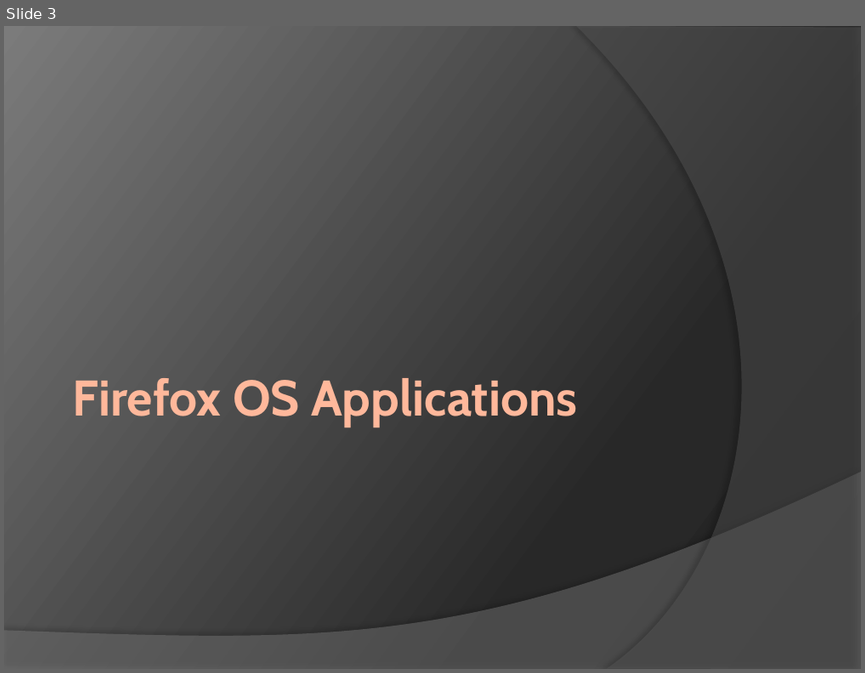
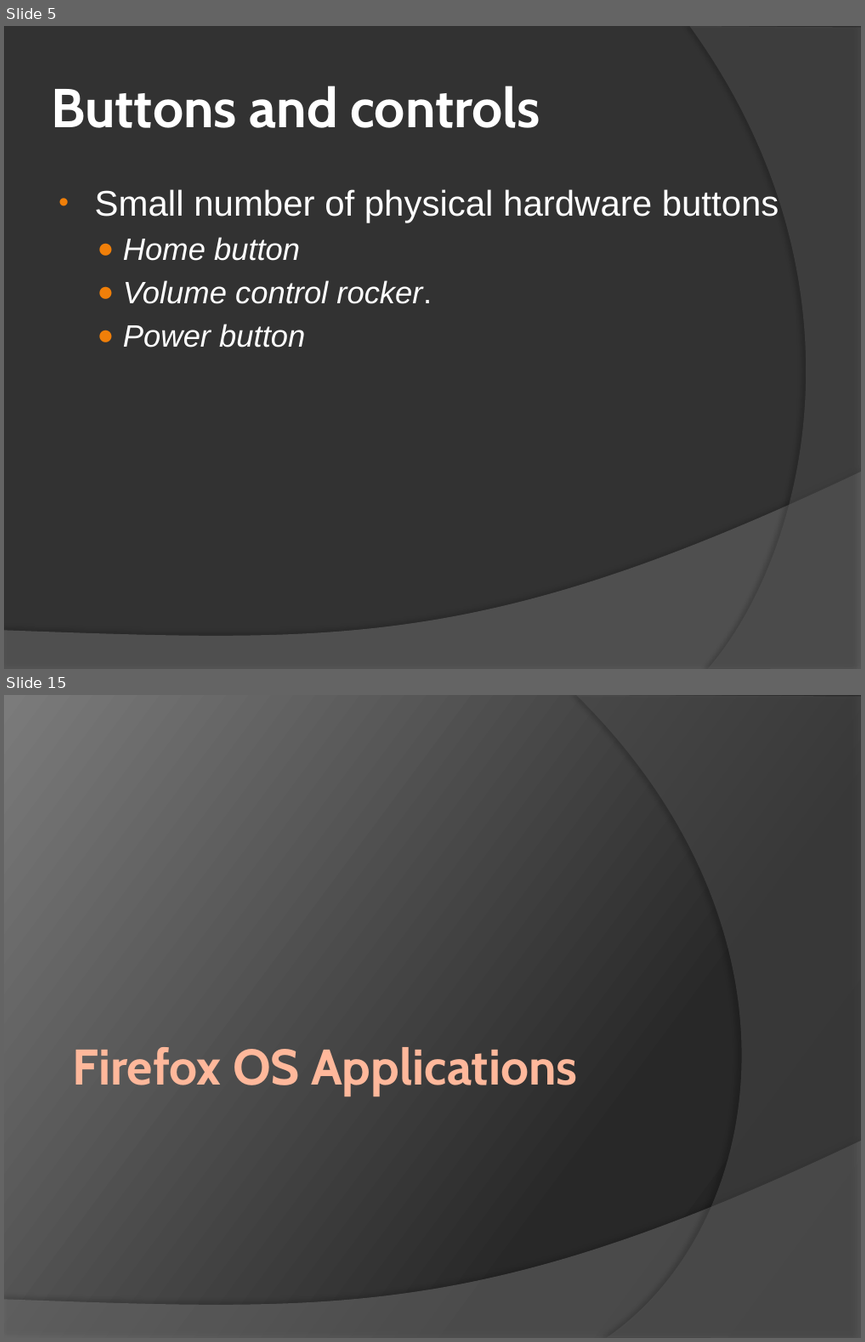
Before and after one commit to ymihaylov/Firefox-OS-Documentation-Project, a slide deck: Firefox OS.pptx. Shown one above the other, each under a label of ours: slide 3 before the commit, slides 5 and 15 after it; the slides between them are not shown. The pictures are 865x673 and 865x1342 pixels, drawn with LibreOffice and Linux fonts; fonts in the diff are those of the drawing. Boxes give left, top, right and bottom in pixels: in the first picture for what was removed or moved away, otherwise in the second. Text is boxed around its words. In the diff, an @@ line names an element or a change of style, - is before the commit and + after.

```diff
--- a/Firefox OS.pptx
+++ b/Firefox OS.pptx
@@ slide 5 added at <box>4,26,861,669</box>, background #323232; not listed: 1 template element that a slide beside it also shows @@
@@ freeform shape added at <box>689,26,861,669</box>, fill #5E5E5E at 40% opacity @@
@@ title added at <box>51,86,540,128</box>, 46 pt, text #FFFFFF, bold @@
+Buttons and controls
@@ text added at <box>95,189,779,347</box>, 26 pt, text #FFFFFF, italic @@
+• Small number of physical hardware buttons
+  ● Home button
+  ● Volume control rocker.
+  ● Power button
@@ what was slide 3 is now slide 15 @@
```
Also in this commit, not shown: 1 slide changed, 12 other slides added, 1 slide removed.
